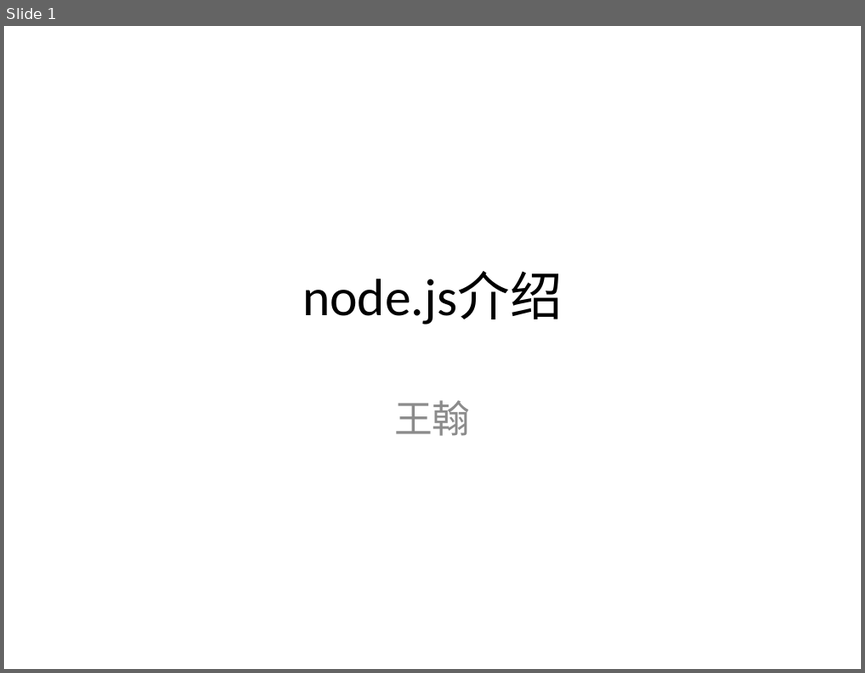
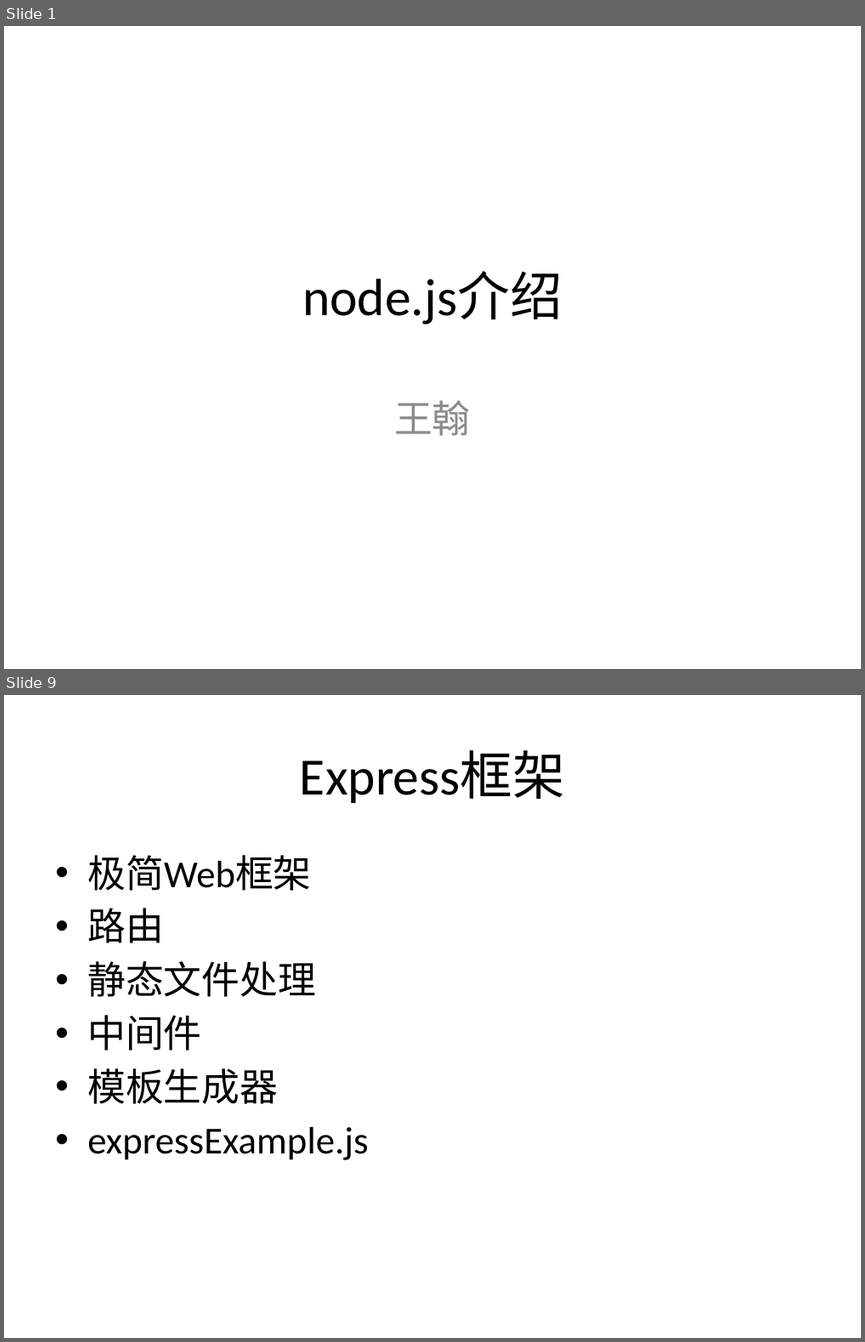
Before and after one commit to JamCode/nodePresentation, a slide deck: 演示文稿2.pptx. Shown one above the other, each under a label of ours: slide 1 before the commit, slides 1 and 9 after it; the slides between them are not shown. The pictures are 865x673 and 865x1342 pixels, drawn with LibreOffice and Linux fonts; fonts in the diff are those of the drawing. Boxes give left, top, right and bottom in pixels: in the first picture for what was removed or moved away, otherwise in the second. Text is boxed around its words. In the diff, an @@ line names an element or a change of style, - is before the commit and + after.

```diff
--- a/演示文稿2.pptx
+++ b/演示文稿2.pptx
@@ slide 9 added at <box>4,695,861,1338</box>, background #FFFFFF @@
@@ title added at <box>300,751,565,803</box>, 44 pt, text #000000 @@
+Express框架
@@ text added at <box>87,855,368,1160</box>, 32 pt, text #000000 @@
+• 极简Web框架
+• 路由
+• 静态文件处理
+• 中间件
+• 模板生成器
+• expressExample.js
```
Also in this commit, not shown: 1 slide changed, 12 other slides added, 25 other files.
